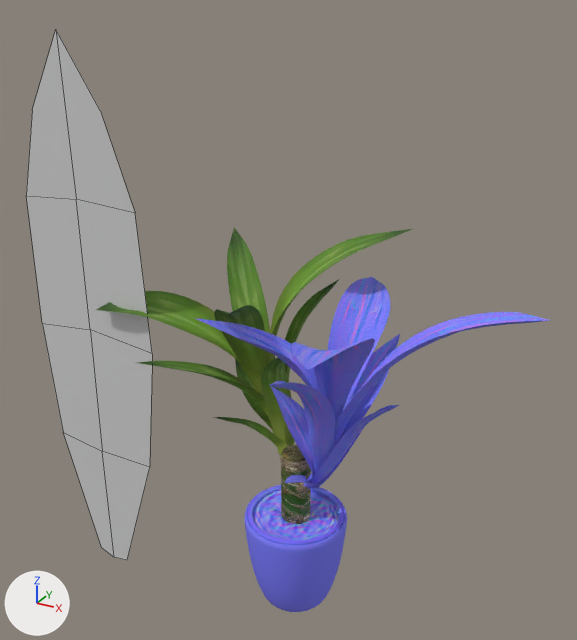
Two versions of the OBJ model resources/models/plant/indoor_plant_02.obj, one commit apart.
Rendered twice from a 50 mm camera at (5.14, -9.59, 9.93) aimed at (-0.18, 0.08, 5.1). Arrows for +X, +Y and +Z are at lower left; the lights stay in place. Mesh edges are drawn as thin lines on the coarser meshes. Where no turn or scale is listed for an object, it has been applied to the vertices.

Before the edit, the objects in view are built like this:
```python
me_indoor_plant_02 = bpy.data.meshes.new('indoor_plant_02')
me_indoor_plant_02.from_pydata(...)  # 23041 vertices, 22912 faces; spans x -3.29..3.54, y -2.92..1.93, z -0.01..6.21
# faces by material slot: [1936, 4736, 5632, 4112, 4064, 2432]
me_indoor_plant_02.materials.append(mat_idp_root)
me_indoor_plant_02.materials.append(mat_idp_root_indoor_plant_2_nor_jpg)
me_indoor_plant_02.materials.append(mat_idp_ground)
me_indoor_plant_02.materials.append(mat_idp_leaves)
me_indoor_plant_02.materials.append(mat_idp_leaves_indoor_plant_2_nor_jpg)
me_indoor_plant_02.materials.append(mat_idp_pot)
me_plane_plane_001 = bpy.data.meshes.new('Plane_Plane.001')
me_plane_plane_001.from_pydata(...)  # 15 vertices, 8 faces; spans x -4.73..-2.35, y -0.51, z -0.35..9.14
me_plane_plane_001.materials.append(mat_material_006)  # its picture is missing
ob_indoor_plant_02 = bpy.data.objects.new('indoor_plant_02', me_indoor_plant_02)
ob_indoor_plant_02.location = (0.0, 0.0, 0.0)
ob_plane_plane_001 = bpy.data.objects.new('Plane_Plane.001', me_plane_plane_001)
ob_plane_plane_001.location = (0.0, 0.0, 0.0)
```
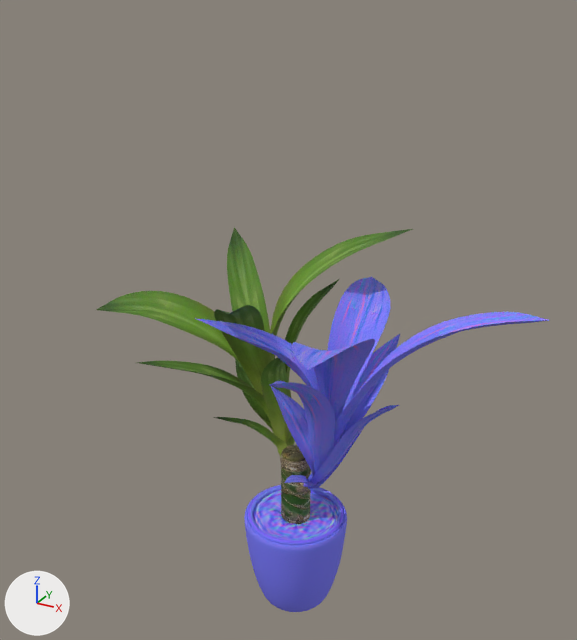
Location of each change, [x1, y1, x2, y2] in pixels of the pictures (577 x 640 px):
'Plane_Plane.001', deleted
    before: [26, 30, 152, 560]

The change, as a list of edits to the scene's bpy script:
```text
Remove ob_plane_plane_001:
    ob_plane_plane_001 = bpy.data.objects.new('Plane_Plane.001', me_plane_plane_001)
    ob_plane_plane_001.location = (0.0, 0.0, 0.0)
```
